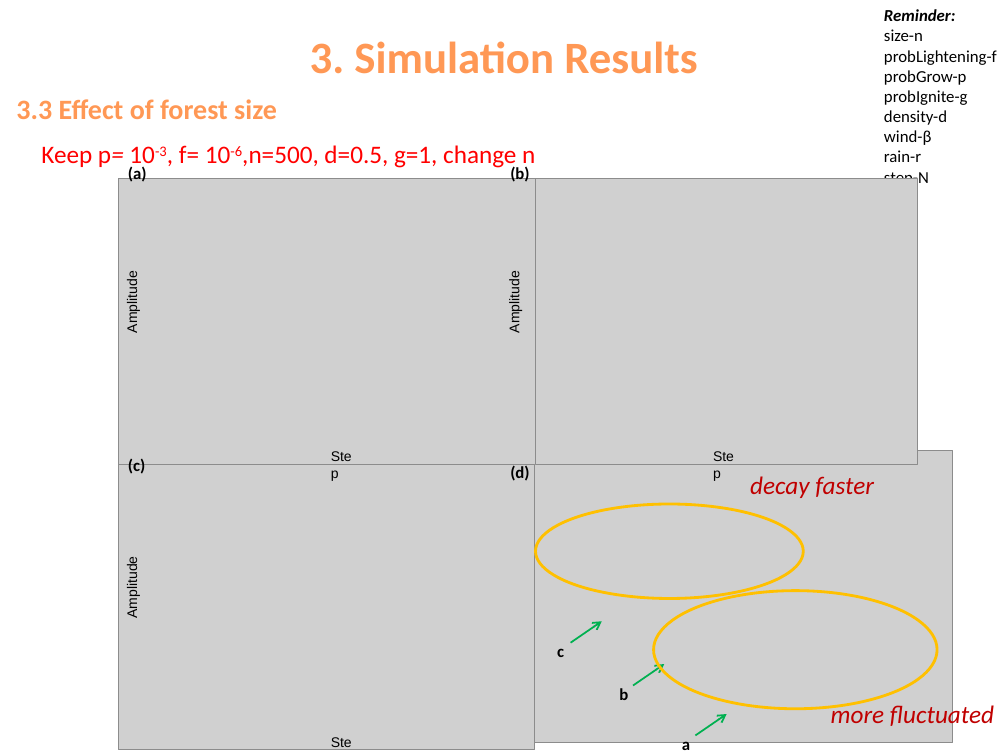
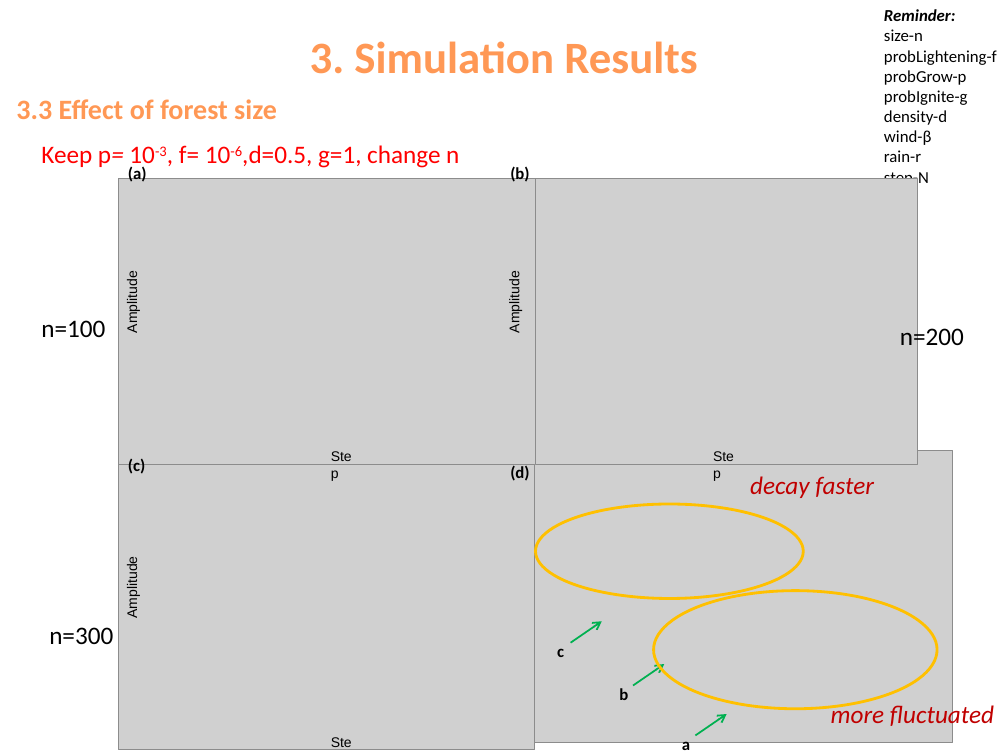
Before and after one commit to geniusszsz/Fire-Phoenix, a slide deck: slide 9 of presentation/presentation FFM&SOC.pptx. Drawn at 1008x756 pixels with LibreOffice and Linux fonts; fonts in the diff are those of the drawing; grey boxes stand for pictures. Boxes give left, top, right and bottom in pixels: in the first picture for what was removed or moved away, otherwise in the second. Text is boxed around its words. In the diff, an @@ line names an element or a change of style, - is before the commit and + after.

```diff
--- a/presentation/presentation FFM&SOC.pptx
+++ b/presentation/presentation FFM&SOC.pptx
@@ text at (x1=41, y1=145, x2=459, y2=170): text changed @@
-Keep p= 10-3, f= 10-6,n=500, d=0.5, g=1, change n
+Keep p= 10-3, f= 10-6,d=0.5, g=1, change n
@@ text added at (x1=41, y1=320, x2=105, y2=337), 18 pt, text #000000 @@
+n=100
@@ text added at (x1=900, y1=324, x2=964, y2=351), 18 pt, text #000000 @@
+n=200
@@ text added at (x1=49, y1=627, x2=113, y2=644), 18 pt, text #000000 @@
+n=300
```
Also in this commit, not shown: 7 other slides changed, 1 other file.
